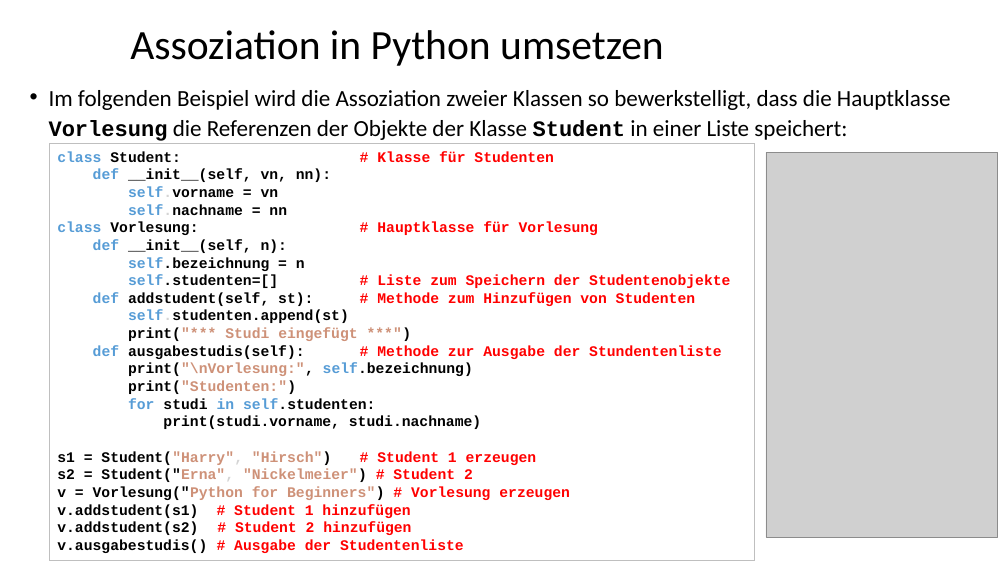
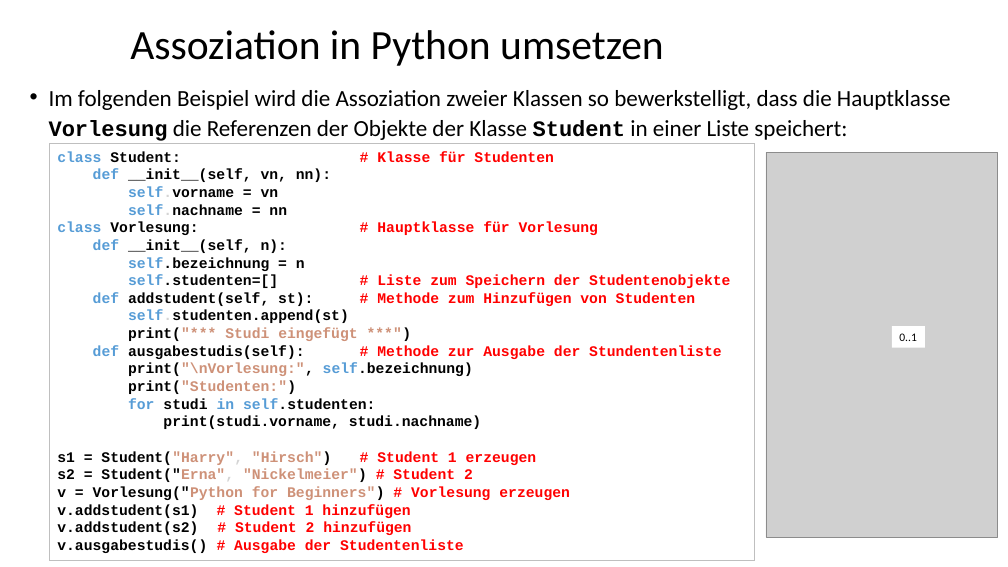
Before and after one commit to MickyRoth/Presentations, a slide deck: slide 29 of UML und OOP mit Python.pptx. Drawn at 1008x567 pixels with LibreOffice and Linux fonts; fonts in the diff are those of the drawing; grey boxes stand for pictures; background and template pictures are left out. Boxes give left, top, right and bottom in pixels: in the first picture for what was removed or moved away, otherwise in the second. Text is boxed around its words. In the diff, an @@ line names an element or a change of style, - is before the commit and + after.

```diff
--- a/UML und OOP mit Python.pptx
+++ b/UML und OOP mit Python.pptx
@@ rectangle added at box(892, 326, 926, 348), fill #FFFFFF, 11 pt, text #000000 @@
+0..1
```
Also in this commit, not shown: 1 other file.
